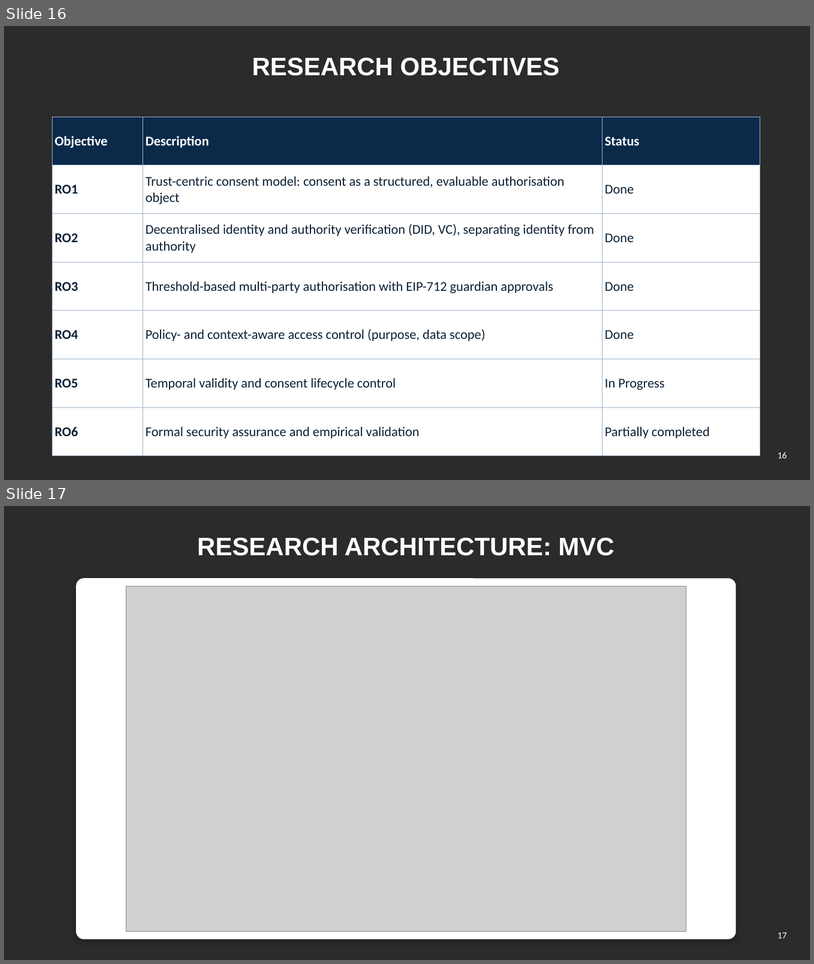
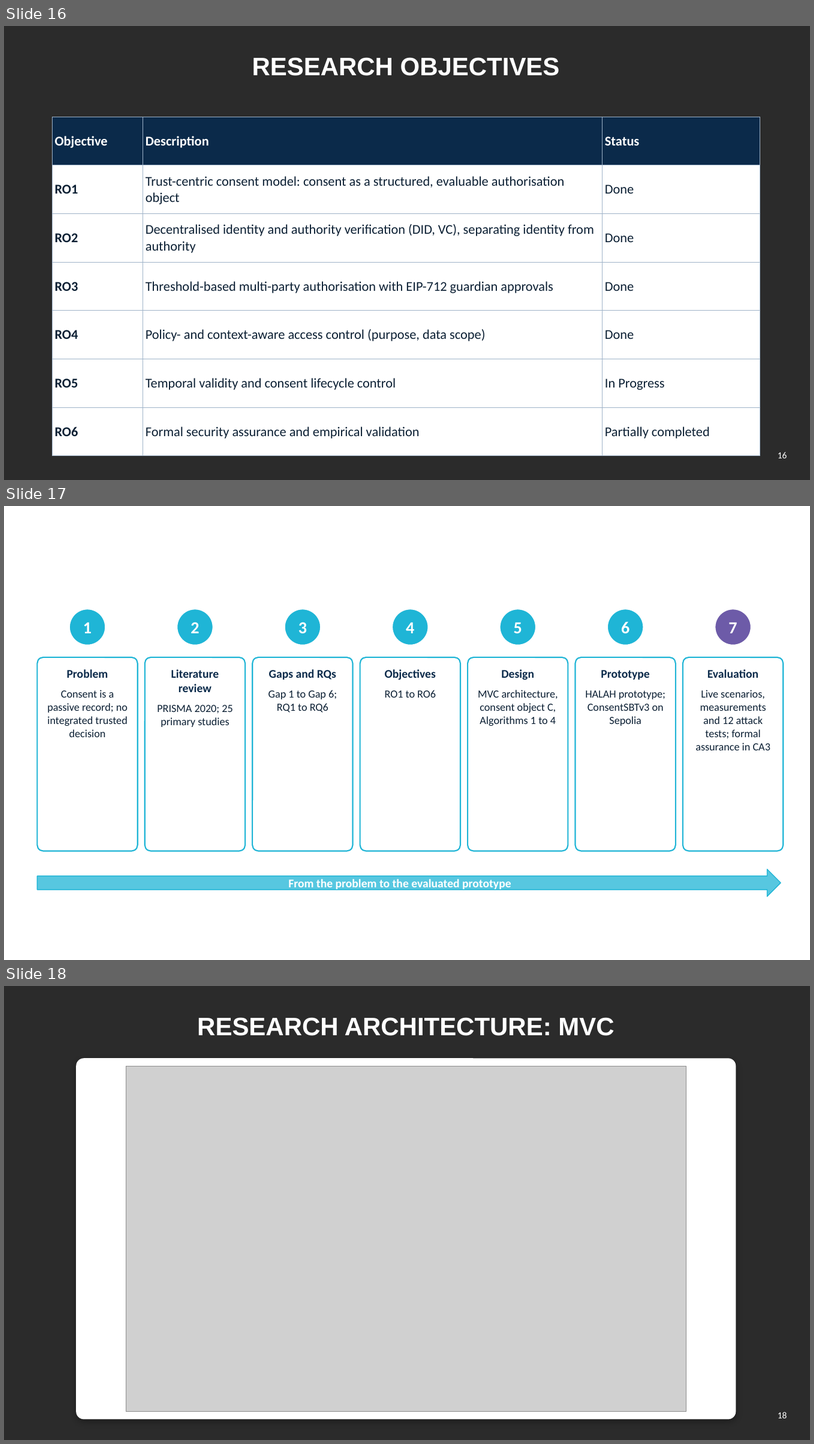
Before and after one commit to yasir12345678900/HealthRWA-Sepolia-Personal-try, a slide deck: docs/Yasir_CA2_Reassessment_Slides.pptx. Shown one above the other, each under a label of ours: slides 16 and 17 before the commit, slides 16, 17 and 18 after it. The pictures are 814x964 and 814x1444 pixels, drawn with LibreOffice and Linux fonts; fonts in the diff are those of the drawing; grey boxes stand for pictures; background and template pictures are left out; a plain dark background stands for a picture behind light text. Boxes give left, top, right and bottom in pixels: in the first picture for what was removed or moved away, otherwise in the second. Text is boxed around its words. In the diff, an @@ line names an element or a change of style, - is before the commit and + after.

```diff
--- a/docs/Yasir_CA2_Reassessment_Slides.pptx
+++ b/docs/Yasir_CA2_Reassessment_Slides.pptx
@@ slide 17 added at [4, 506, 810, 960], background picture (left out) @@
@@ title added at [59, 521, 754, 570], 30 pt, text #FFFFFF, bold @@
+RESEARCH METHODOLOGY
@@ ellipse added at [69, 609, 105, 645], fill #1FB5D6, outline #FFFFFF 1.5 pt @@
@@ ellipse added at [177, 609, 213, 645], fill #1FB5D6, outline #FFFFFF 1.5 pt @@
@@ ellipse added at [285, 609, 321, 645], fill #1FB5D6, outline #FFFFFF 1.5 pt @@
@@ ellipse added at [392, 609, 429, 645], fill #1FB5D6, outline #FFFFFF 1.5 pt @@
@@ ellipse added at [500, 609, 536, 645], fill #1FB5D6, outline #FFFFFF 1.5 pt @@
@@ ellipse added at [608, 609, 644, 645], fill #1FB5D6, outline #FFFFFF 1.5 pt @@
@@ ellipse added at [716, 609, 752, 645], fill #6D5BA8, outline #FFFFFF 1.5 pt @@
@@ text added at [83, 622, 92, 633], 20 pt, text #FFFFFF, bold @@
+1
@@ text added at [191, 622, 199, 633], 20 pt, text #FFFFFF, bold @@
+2
@@ text added at [299, 622, 307, 633], 20 pt, text #FFFFFF, bold @@
+3
@@ text added at [406, 622, 414, 633], 20 pt, text #FFFFFF, bold @@
+4
@@ text added at [514, 622, 522, 633], 20 pt, text #FFFFFF, bold @@
+5
@@ text added at [621, 622, 630, 633], 20 pt, text #FFFFFF, bold @@
+6
@@ text added at [729, 622, 737, 633], 20 pt, text #FFFFFF, bold @@
+7
@@ rounded rectangle added at [37, 657, 138, 851], fill #FFFFFF, outline #1FB5D6 1.5 pt @@
@@ rounded rectangle added at [145, 657, 245, 851], fill #FFFFFF, outline #1FB5D6 1.5 pt @@
@@ rounded rectangle added at [252, 657, 353, 851], fill #FFFFFF, outline #1FB5D6 1.5 pt @@
@@ rounded rectangle added at [360, 657, 461, 851], fill #FFFFFF, outline #1FB5D6 1.5 pt @@
@@ rounded rectangle added at [468, 657, 569, 851], fill #FFFFFF, outline #1FB5D6 1.5 pt @@
@@ rounded rectangle added at [576, 657, 676, 851], fill #FFFFFF, outline #1FB5D6 1.5 pt @@
@@ rounded rectangle added at [683, 657, 784, 851], fill #FFFFFF, outline #1FB5D6 1.5 pt @@
@@ text added at [47, 669, 128, 737], 13 pt, text #0B1F33 @@
+Problem
+Consent is a passive record; no integrated trusted decision
@@ text added at [157, 669, 233, 727], 13 pt, text #0B1F33 @@
+Literature review
+PRISMA 2020; 25 primary studies
@@ text added at [269, 669, 337, 712], 13 pt, text #0B1F33 @@
+Gaps and RQs
+Gap 1 to Gap 6; RQ1 to RQ6
@@ text added at [385, 669, 436, 697], 14 pt, text #0B2A4A, bold @@
+Objectives
+RO1 to RO6
@@ text added at [478, 669, 558, 726], 13 pt, text #0B1F33 @@
+Design
+MVC architecture, consent object C, Algorithms 1 to 4
@@ text added at [585, 670, 666, 726], 13 pt, text #0B1F33 @@
+Prototype
+HALAH prototype; ConsentSBTv3 on Sepolia
@@ text added at [696, 669, 771, 750], 13 pt, text #0B1F33 @@
+Evaluation
+Live scenarios, measurements and 12 attack tests; formal assurance in CA3
@@ right arrow added at [37, 869, 782, 896], fill #1FB5D6 at 75% opacity, outline #1FB5D6 1 pt @@
@@ text added at [288, 879, 511, 891], 14 pt, text #FFFFFF, bold @@
+From the problem to the evaluated prototype
@@ page number added at [757, 927, 794, 948], 11 pt, text #FFFFFF @@
+17
@@ what was slide 17 is now slide 18 @@
@@ page number at [778, 1411, 788, 1418]: text changed @@
-17
+18
```
Also in this commit, not shown: 2 slides changed, 5 other slides added.
